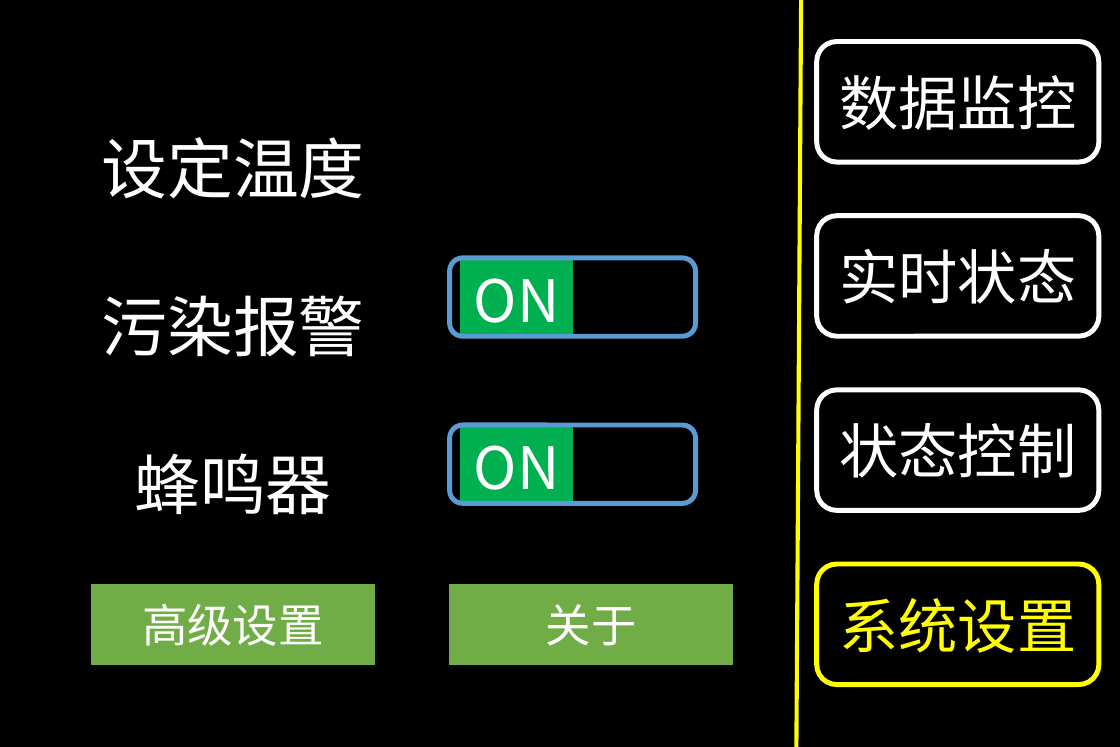
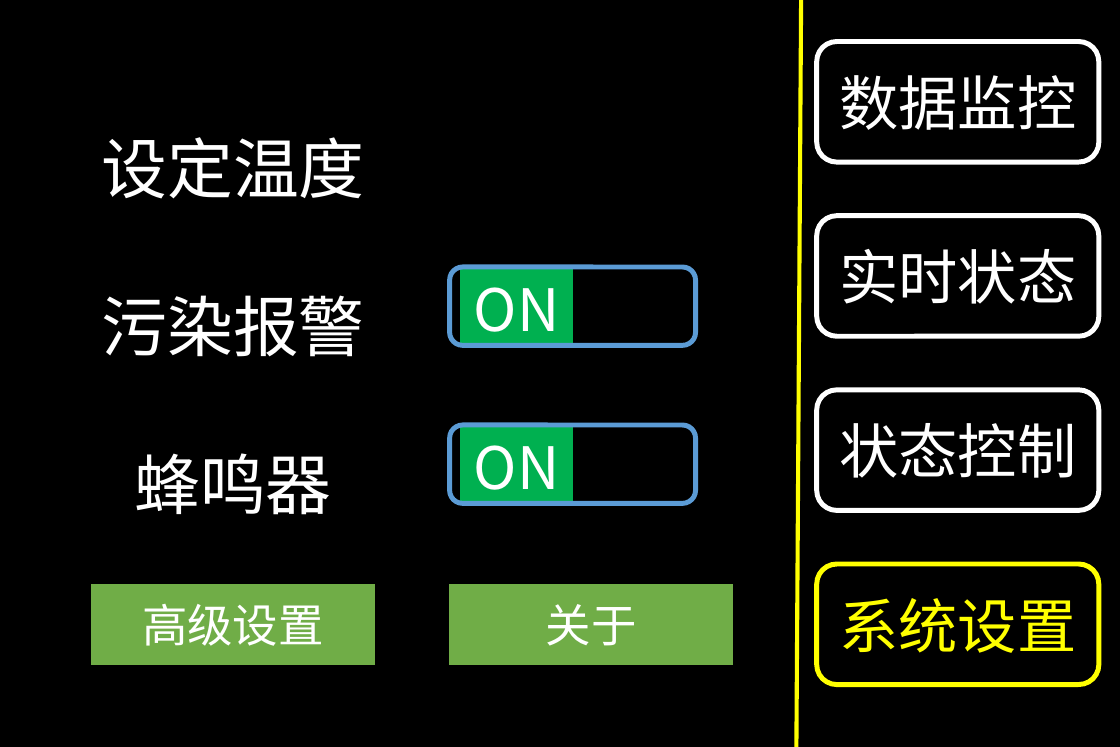
Before and after one commit to Derrick1024/IntelligentWindow, a slide deck: slide 6 of HMI/UI.pptx (slide 5 before the commit). Drawn at 1120x747 pixels with LibreOffice and Linux fonts; fonts in the diff are those of the drawing. Boxes give left, top, right and bottom in pixels: in the first picture for what was removed or moved away, otherwise in the second. Text is boxed around its words. In the diff, an @@ line names an element or a change of style, - is before the commit and + after.

```diff
--- a/HMI/UI.pptx
+++ b/HMI/UI.pptx
@@ rounded rectangle: place and size @@
-rounded rectangle at [449,257,695,335]
+rounded rectangle at [449,267,695,345]
@@ rectangle "ON": place and size @@
-rectangle "ON" at [460,261,572,335]
+rectangle "ON" at [460,270,572,345]
```
Also in this commit, not shown: 3 other slides changed, 1 slide added, 29 other files.
